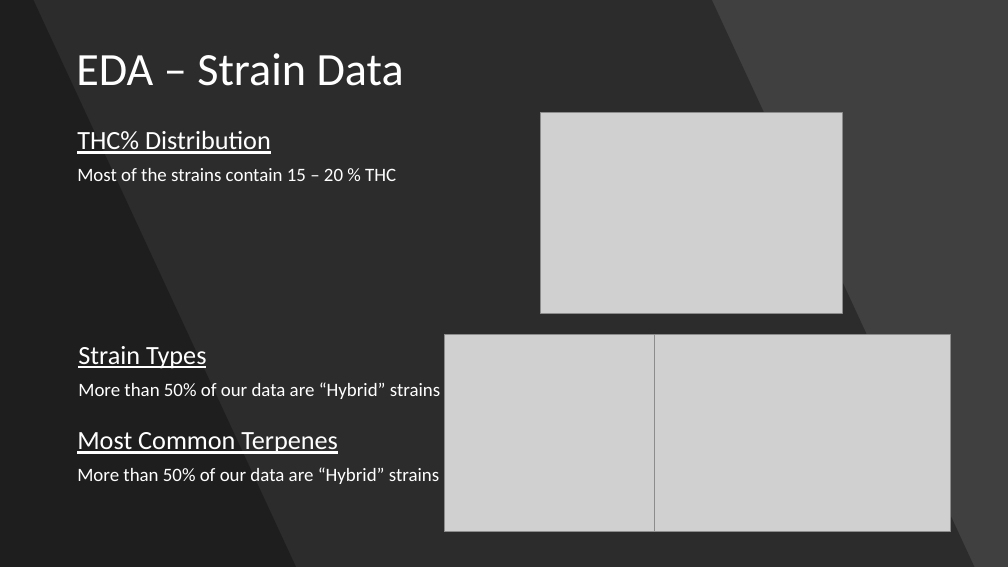
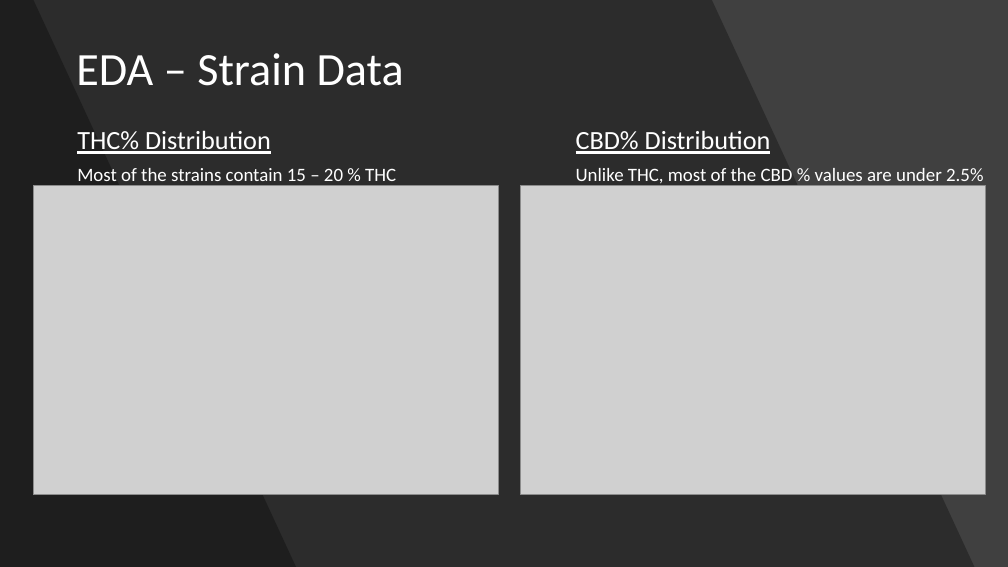
Before and after one commit to DanielOfir/Cannabis-Analysis, a slide deck: slide 11 of Cannabis Analysis.pptx. Drawn at 1008x567 pixels with LibreOffice and Linux fonts; fonts in the diff are those of the drawing; grey boxes stand for pictures. Boxes give left, top, right and bottom in pixels: in the first picture for what was removed or moved away, otherwise in the second. Text is boxed around its words. In the diff, an @@ line names an element or a change of style, - is before the commit and + after.

```diff
--- a/Cannabis Analysis.pptx
+++ b/Cannabis Analysis.pptx
@@ text added at [576, 130, 771, 154], 25 pt, text #FFFFFF, underline @@
+CBD% Distribution
@@ text added at [576, 168, 983, 187], 18 pt, text #FFFFFF @@
+Unlike THC, most of the CBD % values are under 2.5%
@@ picture: place and size @@
-picture at [541, 113, 842, 314]
+picture at [33, 185, 498, 495]
@@ picture added at [521, 185, 985, 495] @@
@@ text removed at [78, 346, 207, 369] @@
-Strain Types
@@ picture removed at [445, 334, 741, 532] @@
@@ picture removed at [655, 334, 951, 532] @@
@@ text removed at [78, 382, 440, 399] @@
-More than 50% of our data are “Hybrid” strains
@@ text removed at [77, 432, 338, 454] @@
-Most Common Terpenes
@@ text removed at [77, 467, 439, 484] @@
-More than 50% of our data are “Hybrid” strains
```
Also in this commit, not shown: 2 other slides changed, 1 slide added, 7 other files.
